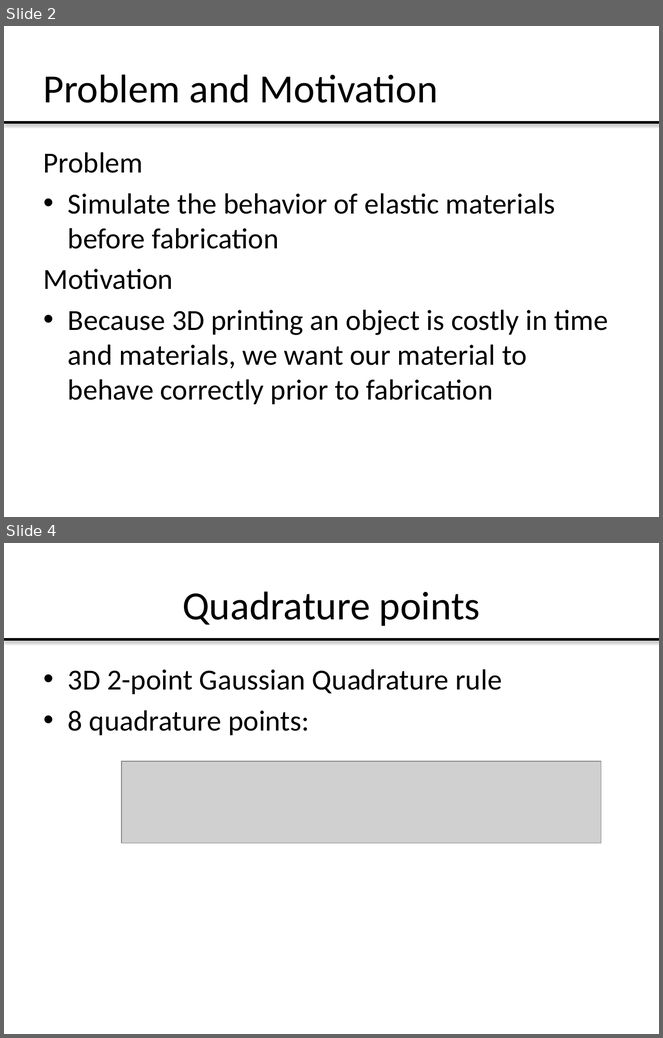
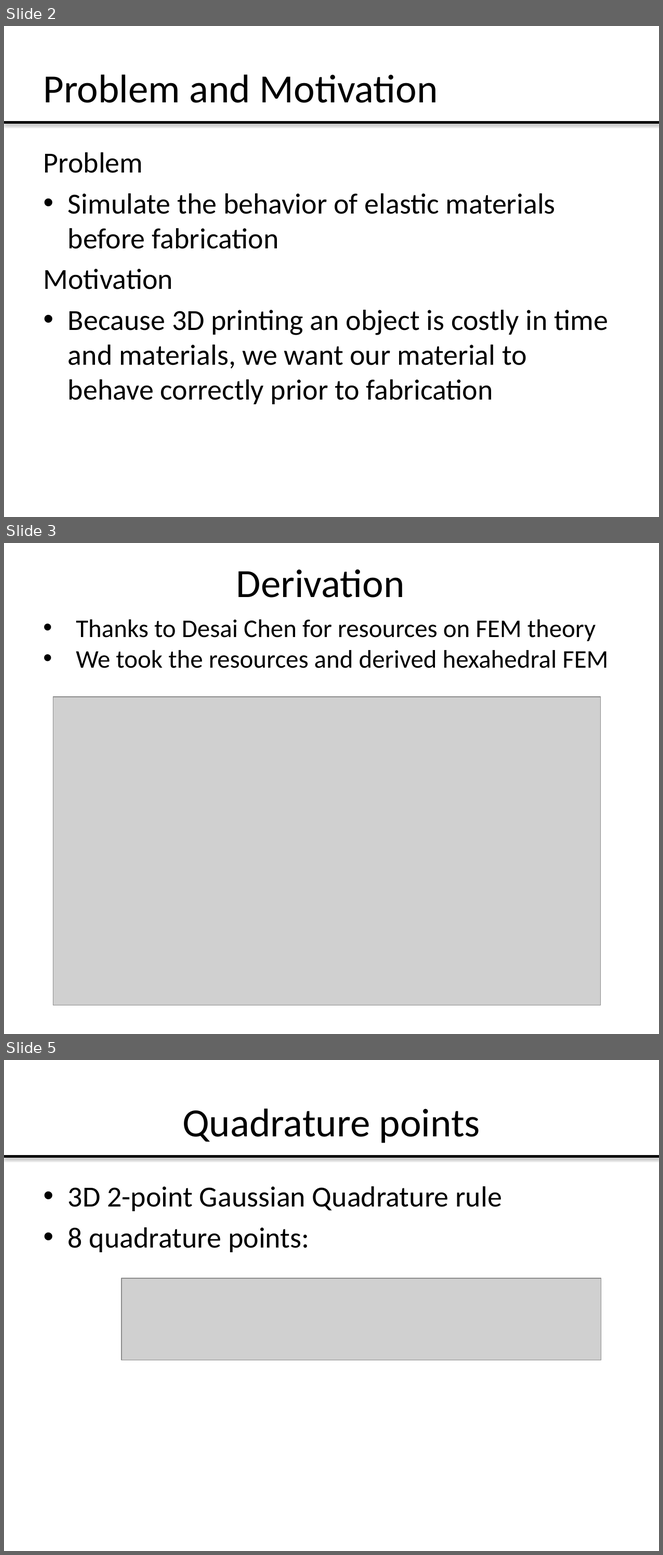
Before and after one commit to arjunnar/MakerbotFEMSim, a slide deck: Midpoint Presentation/6.S079MidpointPresentation.pptx. Shown one above the other, each under a label of ours: slides 2 and 4 before the commit, slides 2, 3 and 5 after it; the slides between them are not shown. The pictures are 663x1038 and 663x1555 pixels, drawn with LibreOffice and Linux fonts; fonts in the diff are those of the drawing; grey boxes stand for pictures. Boxes give left, top, right and bottom in pixels: in the first picture for what was removed or moved away, otherwise in the second. Text is boxed around its words. In the diff, an @@ line names an element or a change of style, - is before the commit and + after.

```diff
--- a/Midpoint Presentation/6.S079MidpointPresentation.pptx
+++ b/Midpoint Presentation/6.S079MidpointPresentation.pptx
@@ slide 3 added at box(4, 543, 659, 1034), background #FFFFFF @@
@@ title added at box(236, 569, 405, 598), 44 pt, text #000000 @@
+Derivation
@@ text added at box(76, 619, 608, 668), 28 pt, text #000000 @@
+• Thanks to Desai Chen for resources on FEM theory
+• We took the resources and derived hexahedral FEM
@@ picture added at box(53, 697, 601, 1006) @@
@@ what was slide 4 is now slide 5 @@
```
Also in this commit, not shown: 1 slide changed, 1 other slide added, 2 other files.
